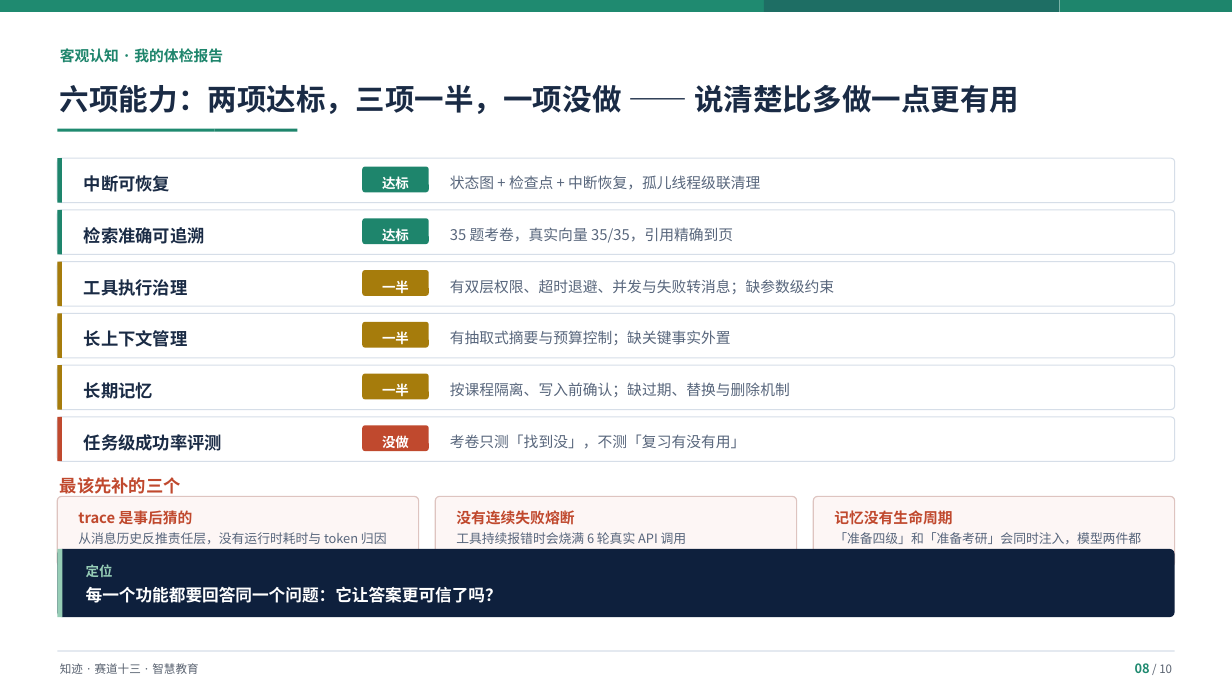
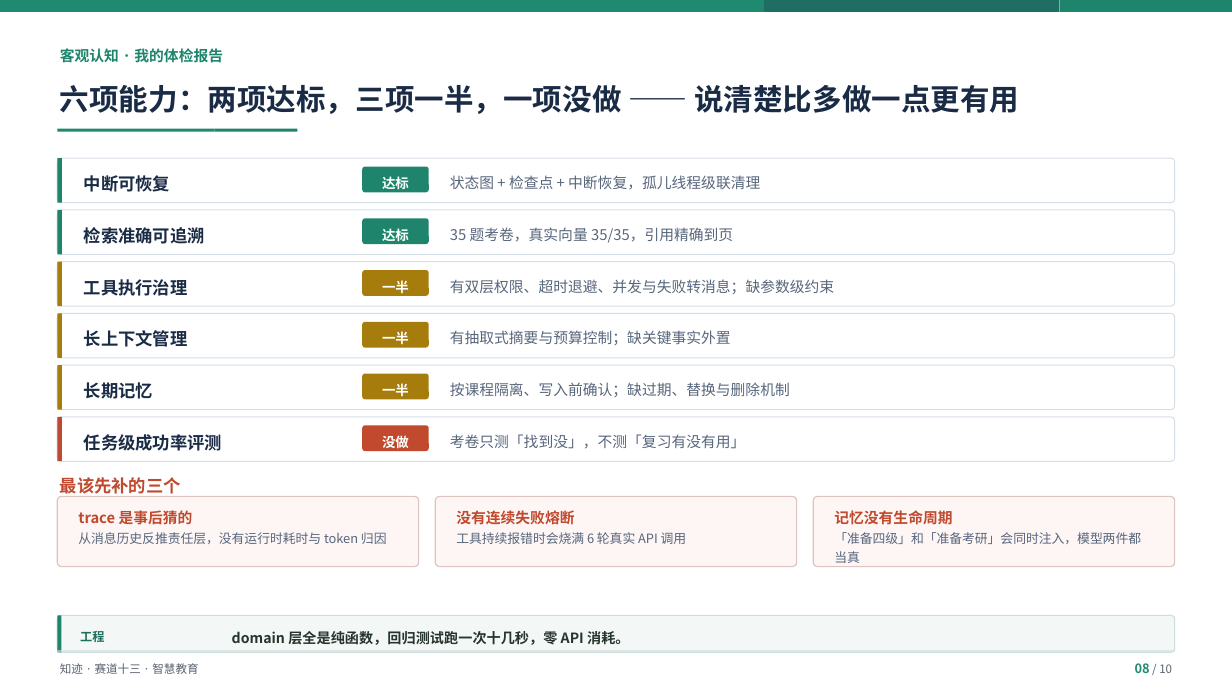
Before and after one commit to Baicaicn23/StudyGraph, a slide deck: slide 8 of docs/作品集/参赛/知迹答辩/知迹答辩.pptx. Drawn at 1232x693 pixels with LibreOffice and Linux fonts; fonts in the diff are those of the drawing. Boxes give left, top, right and bottom in pixels: in the first picture for what was removed or moved away, otherwise in the second. Text is boxed around its words. In the diff, an @@ line names an element or a change of style, - is before the commit and + after.

```diff
--- a/docs/作品集/参赛/知迹答辩/知迹答辩.pptx
+++ b/docs/作品集/参赛/知迹答辩/知迹答辩.pptx
@@ rounded rectangle: place and size @@
-rounded rectangle at (57, 549, 1175, 617)
+rounded rectangle at (57, 616, 1175, 653)
@@ rounded rectangle at (57, 616, 1175, 653): fill #0E203D to #F3F7F5; outline none to #CEDED8 0.8 pt; proportions changed @@
@@ rectangle: place and size @@
-rectangle at (57, 549, 63, 617)
+rectangle at (57, 616, 61, 653)
@@ rectangle at (57, 616, 61, 653): fill #96CDB6 to #1E856C @@
@@ text at (80, 631, 104, 642): text changed; size 10.5 to 9.5 pt; text colour #96CDB6 to #1E6E5C @@
-定位
+工程
@@ text at (232, 631, 629, 645): text changed; size 13 to 11 pt; text colour #FFFFFF to #26342E @@
-每一个功能都要回答同一个问题：它让答案更可信了吗？
+domain 层全是纯函数，回归测试跑一次十几秒，零 API 消耗。
```
Also in this commit, not shown: 8 other slides changed, 2 other files.
